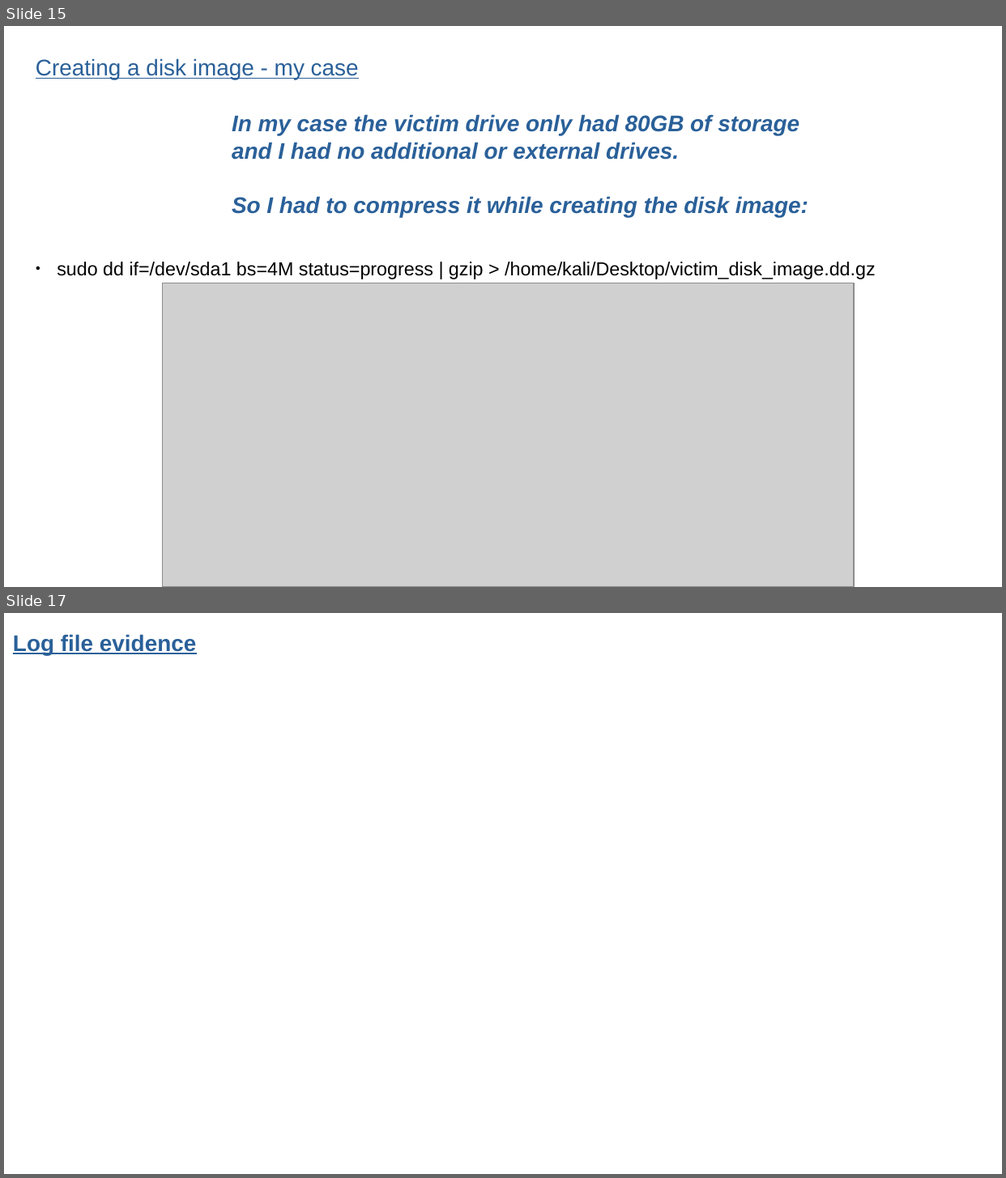
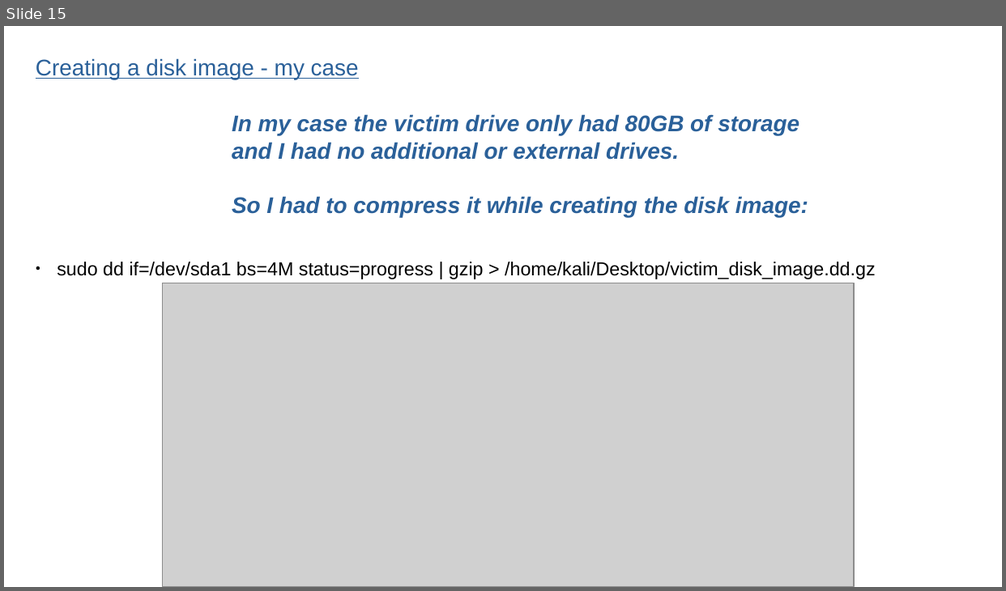
Before and after one commit to dzoraj/Simulated-Corporate-Cyber-Attack, a slide deck: Simulated Corporate Cyber-Attack.odp. Shown one above the other, each under a label of ours: slides 15 and 17 before the commit, slide 15 after it; the slides between them are not shown. The pictures are 1006x1178 and 1006x591 pixels, drawn with LibreOffice and Linux fonts; fonts in the diff are those of the drawing; grey boxes stand for pictures. Boxes give left, top, right and bottom in pixels: in the first picture for what was removed or moved away, otherwise in the second. Text is boxed around its words. In the diff, an @@ line names an element or a change of style, - is before the commit and + after.

```diff
--- a/Simulated Corporate Cyber-Attack.odp
+++ b/Simulated Corporate Cyber-Attack.odp
@@ slide 17 removed at (4, 613, 1002, 1174), background #FFFFFF @@
@@ text removed at (13, 634, 196, 655) @@
-Log file evidence
```
Also in this commit, not shown: 3 slides changed, 3 slides added, 1 other slide removed, 5 other files.
